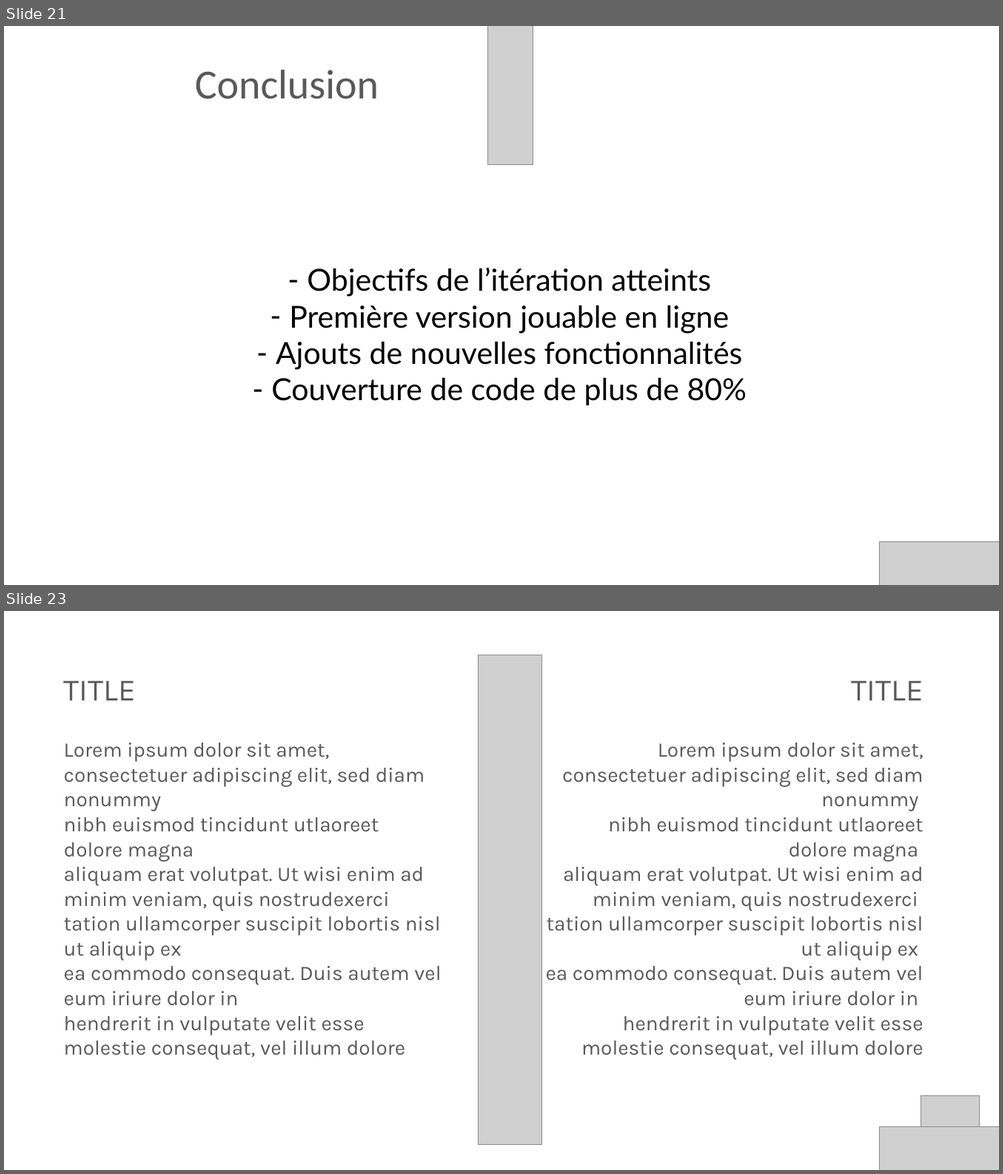
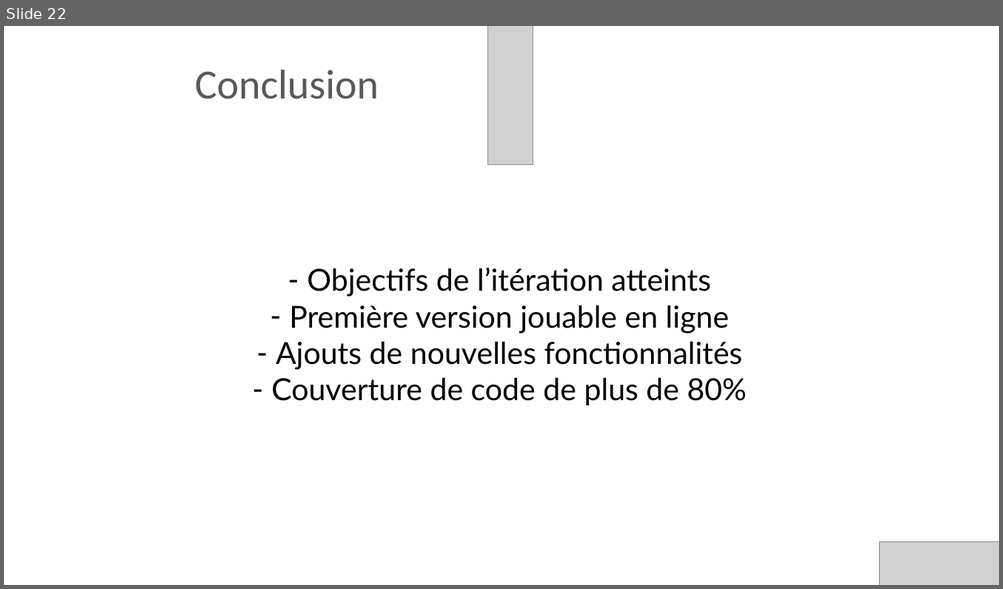
Before and after one commit to val92130/Wander, a slide deck: Documentation/Presentations/Iteration 1 - Wander.pptx. Shown one above the other, each under a label of ours: slides 21 and 23 before the commit, slide 22 after it; the slides between them are not shown. The pictures are 1003x1174 and 1003x589 pixels, drawn with LibreOffice and Linux fonts; fonts in the diff are those of the drawing; grey boxes stand for pictures; background and template pictures are left out. Boxes give left, top, right and bottom in pixels: in the first picture for what was removed or moved away, otherwise in the second. Text is boxed around its words. In the diff, an @@ line names an element or a change of style, - is before the commit and + after.

```diff
--- a/Documentation/Presentations/Iteration 1 - Wander.pptx
+++ b/Documentation/Presentations/Iteration 1 - Wander.pptx
@@ slide 23 removed at (4, 611, 999, 1170), background picture (left out) @@
@@ picture removed at (478, 655, 541, 1145) @@
@@ text removed at (64, 681, 136, 701) @@
-TITLE
@@ text removed at (851, 681, 923, 701) @@
-TITLE
@@ text removed at (64, 743, 441, 1060) @@
-Lorem ipsum dolor sit amet, consectetuer adipiscing elit, sed diam nonummy
-nibh euismod tincidunt utlaoreet dolore magna
-aliquam erat volutpat. Ut wisi enim ad minim veniam, quis nostrudexerci
-tation ullamcorper suscipit lobortis nisl ut aliquip ex
-ea commodo consequat. Duis autem vel eum iriure dolor in
-hendrerit in vulputate velit esse molestie consequat, vel illum dolore
@@ text removed at (546, 743, 923, 1060) @@
-Lorem ipsum dolor sit amet, consectetuer adipiscing elit, sed diam nonummy
-nibh euismod tincidunt utlaoreet dolore magna
-aliquam erat volutpat. Ut wisi enim ad minim veniam, quis nostrudexerci
-tation ullamcorper suscipit lobortis nisl ut aliquip ex
-ea commodo consequat. Duis autem vel eum iriure dolor in
-hendrerit in vulputate velit esse molestie consequat, vel illum dolore
@@ picture removed at (920, 1096, 979, 1149) @@
@@ picture removed at (879, 1127, 999, 1170) @@
@@ what was slide 21 is now slide 22 @@
```
Also in this commit, not shown: 2 slides changed, 1 slide added, 27 other slides removed, 2 other files.
